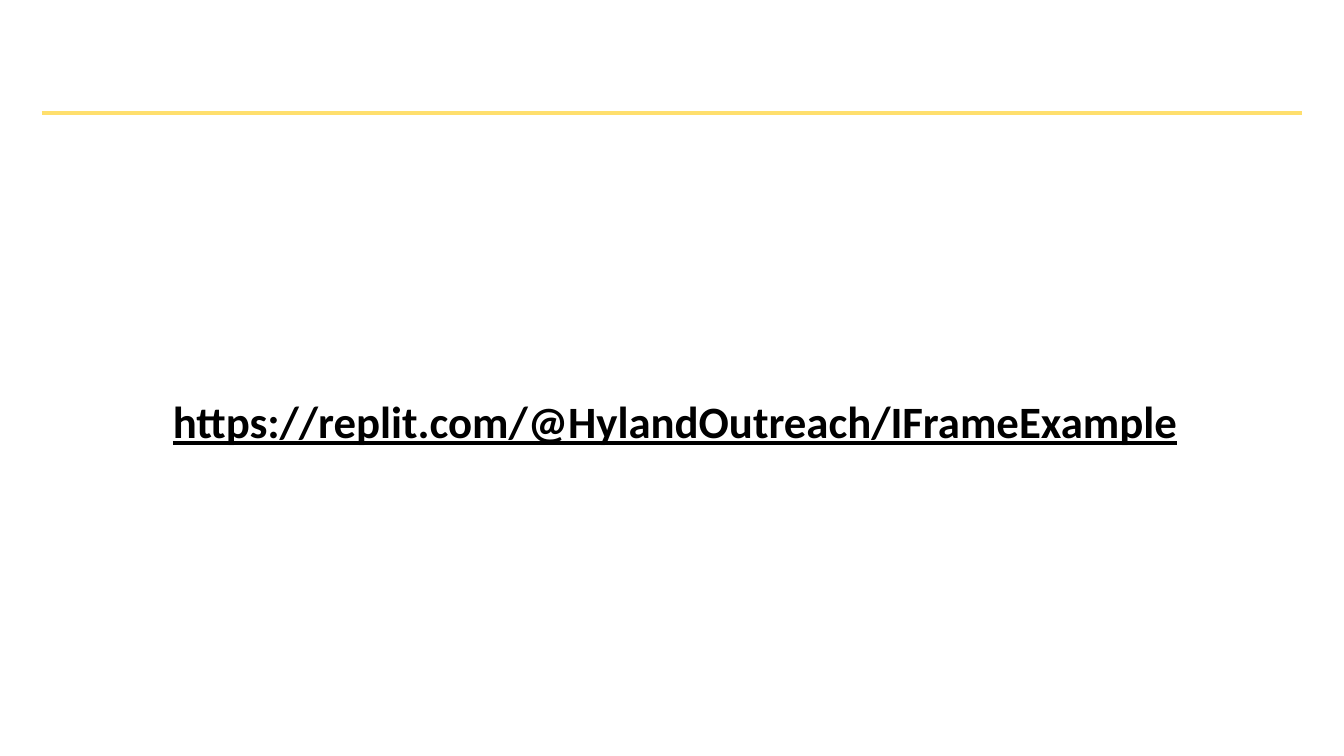
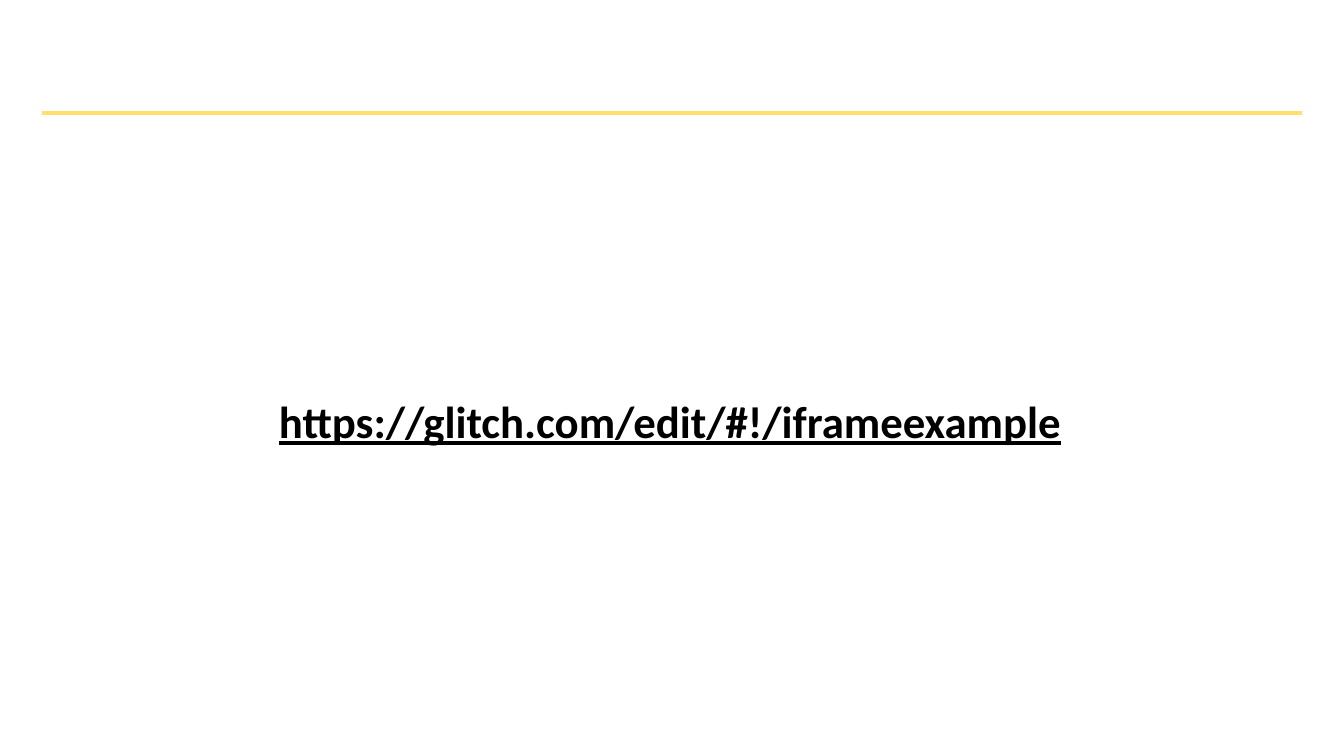
Before and after one commit to hytechclub/web-101, a slide deck: slide 9 of Week04/TablesAndIFrames.pptx. Drawn at 1344x756 pixels with LibreOffice and Linux fonts; fonts in the diff are those of the drawing; background and template pictures are left out. Boxes give left, top, right and bottom in pixels: in the first picture for what was removed or moved away, otherwise in the second. Text is boxed around its words. In the diff, an @@ line names an element or a change of style, - is before the commit and + after.

Commit message:
changed replit links to glitch

```diff
--- a/Week04/TablesAndIFrames.pptx
+++ b/Week04/TablesAndIFrames.pptx
@@ text at box(279, 406, 1061, 446): text changed @@
-https://replit.com/@HylandOutreach/IFrameExample
+https://glitch.com/edit/#!/iframeexample
```
Also in this commit, not shown: 1 other slide changed, 16 other files.
